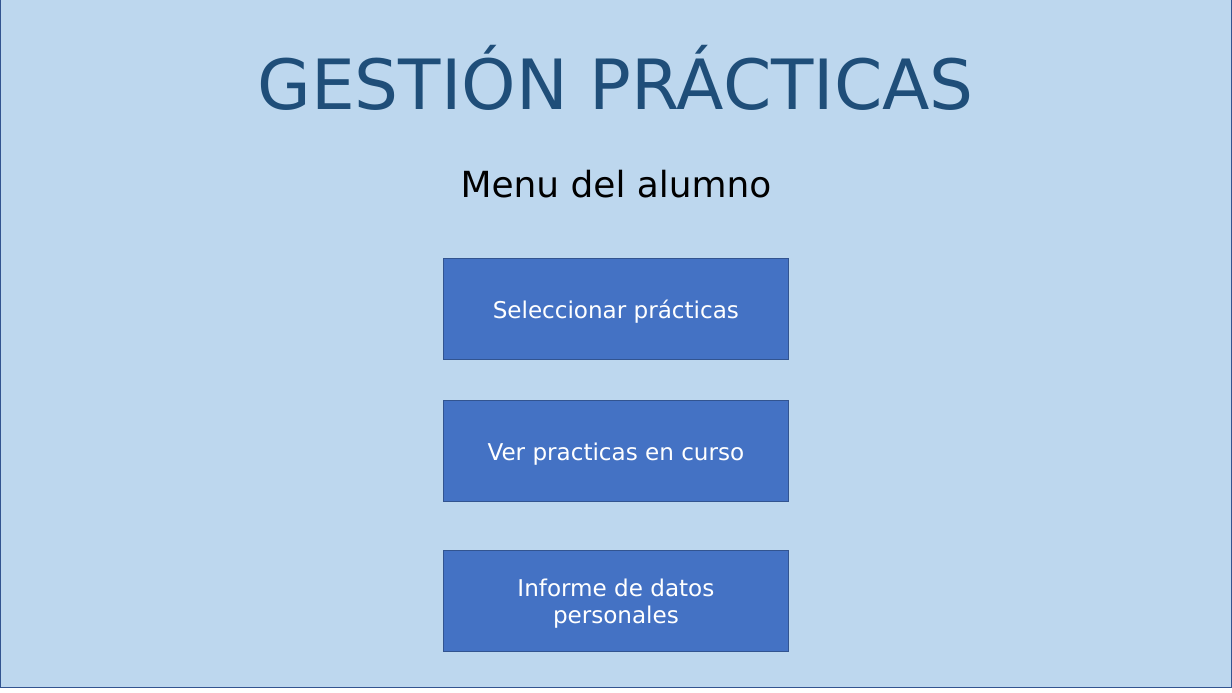
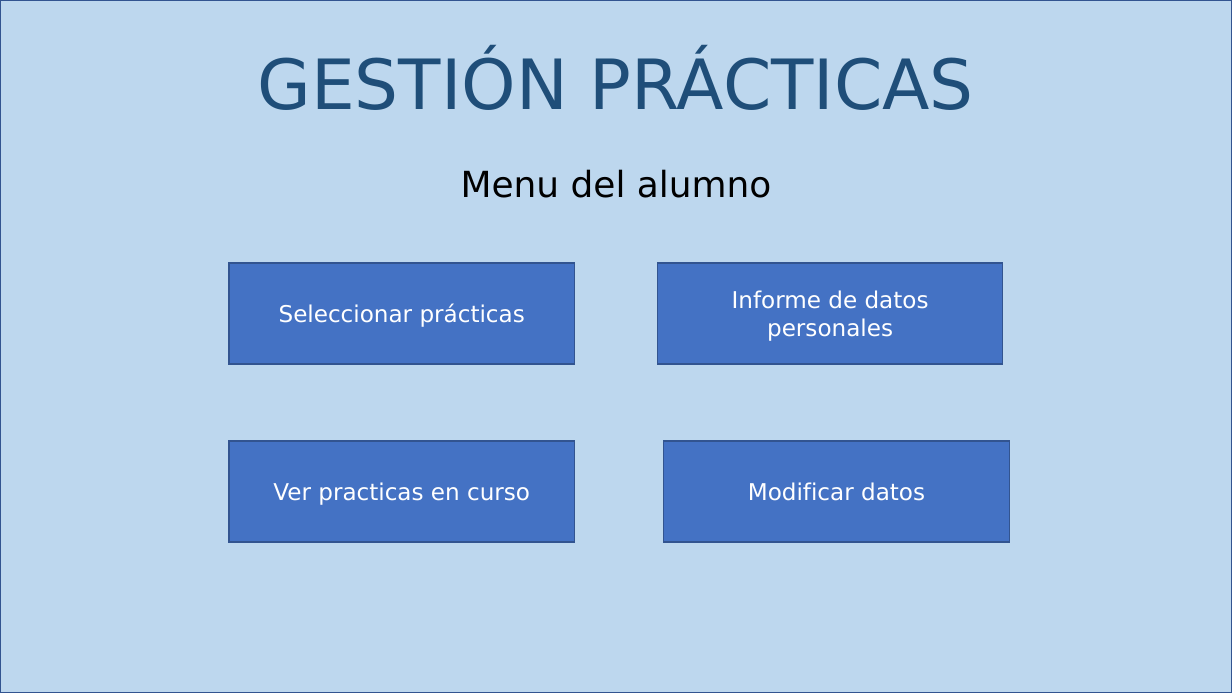
Before and after one commit to gonzalopezgil/G15-Web-2022-23, a slide deck: slide 2 of moockup.pptx. Drawn at 1232x693 pixels with LibreOffice and Linux fonts; fonts in the diff are those of the drawing. Boxes give left, top, right and bottom in pixels: in the first picture for what was removed or moved away, otherwise in the second. Text is boxed around its words. In the diff, an @@ line names an element or a change of style, - is before the commit and + after.

```diff
--- a/moockup.pptx
+++ b/moockup.pptx
@@ rectangle: place and size @@
-rectangle at (0,0,1232,688)
+rectangle at (0,0,1232,693)
@@ rectangle "Seleccionar prácticas": place and size @@
-rectangle "Seleccionar prácticas" at (444,259,789,360)
+rectangle "Seleccionar prácticas" at (229,263,575,364)
@@ rectangle "Informe de datos personales": place and size @@
-rectangle "Informe de datos personales" at (444,550,789,651)
+rectangle "Informe de datos personales" at (658,263,1004,364)
@@ rectangle "Ver practicas en curso": place and size @@
-rectangle "Ver practicas en curso" at (444,401,789,502)
+rectangle "Ver practicas en curso" at (229,441,575,542)
@@ rectangle added at (664,441,1009,542), fill #4472C4, outline #325491 1 pt, 18 pt, text #FFFFFF @@
+Modificar datos
```
Also in this commit, not shown: 2 other slides changed, 3 slides added.
